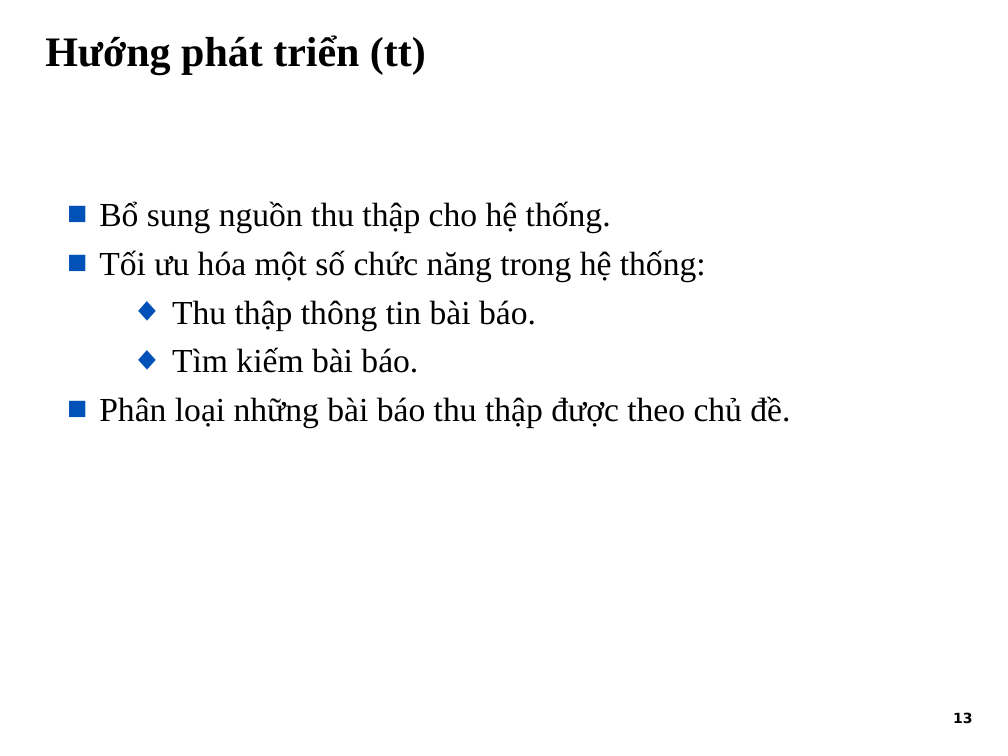
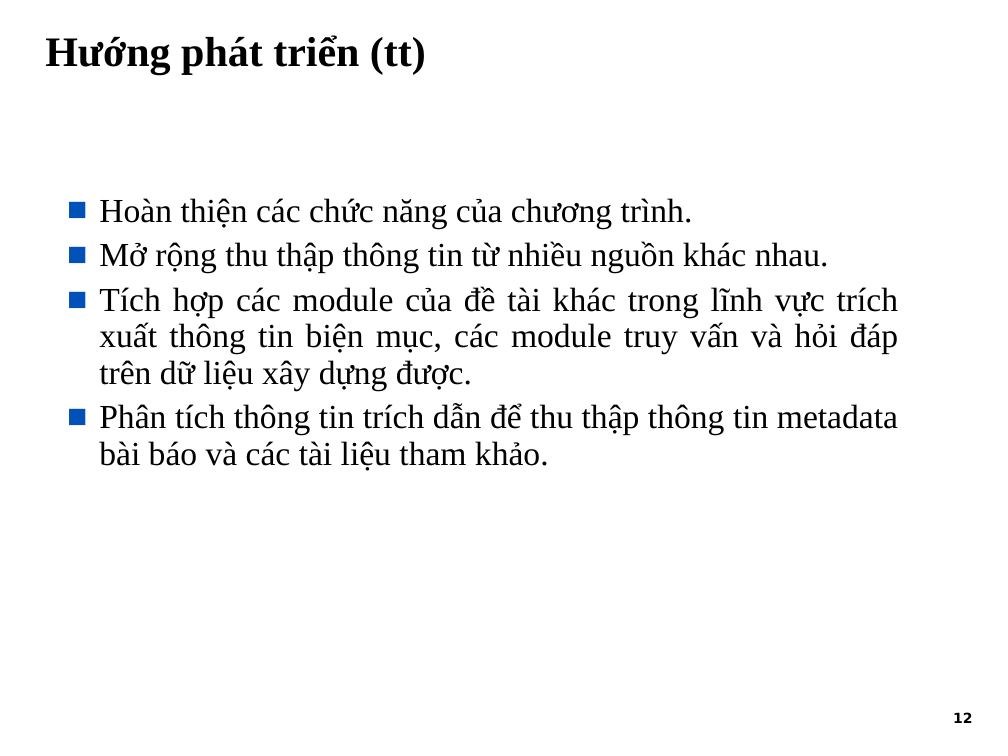
Before and after one commit to tiendv/detaitotnghiep, a slide deck: slide 13 of Report/Slide Baove/Final_slide.ppt (slide 14 before the commit). Drawn at 1008x756 pixels with LibreOffice and Linux fonts; fonts in the diff are those of the drawing; background and template pictures are left out. Boxes give left, top, right and bottom in pixels: in the first picture for what was removed or moved away, otherwise in the second. Text is boxed around its words. In the diff, an @@ line names an element or a change of style, - is before the commit and + after.

```diff
--- a/Report/Slide Baove/Final_slide.ppt
+++ b/Report/Slide Baove/Final_slide.ppt
@@ text at bbox=[99, 198, 899, 471]: text changed @@
-■ Bổ sung nguồn thu thập cho hệ thống.
-■ Tối ưu hóa một số chức năng trong hệ thống:
-  ◆ Thu thập thông tin bài báo.
-  ◆ Tìm kiếm bài báo.
-■ Phân loại những bài báo thu thập được theo chủ đề.
+■ Hoàn thiện các chức năng của chương trình.
+■ Mở rộng thu thập thông tin từ nhiều nguồn khác nhau.
+■ Tích hợp các module của đề tài khác trong lĩnh vực trích xuất thông tin biện mục, các module truy vấn và hỏi đáp trên dữ liệu xây dựng được.
+■ Phân tích thông tin trích dẫn để thu thập thông tin metadata bài báo và các tài liệu tham khảo.
@@ text at bbox=[953, 712, 972, 723]: text changed @@
-13
+12
```
Also in this commit, not shown: 14 other slides changed, 1 slide removed.
